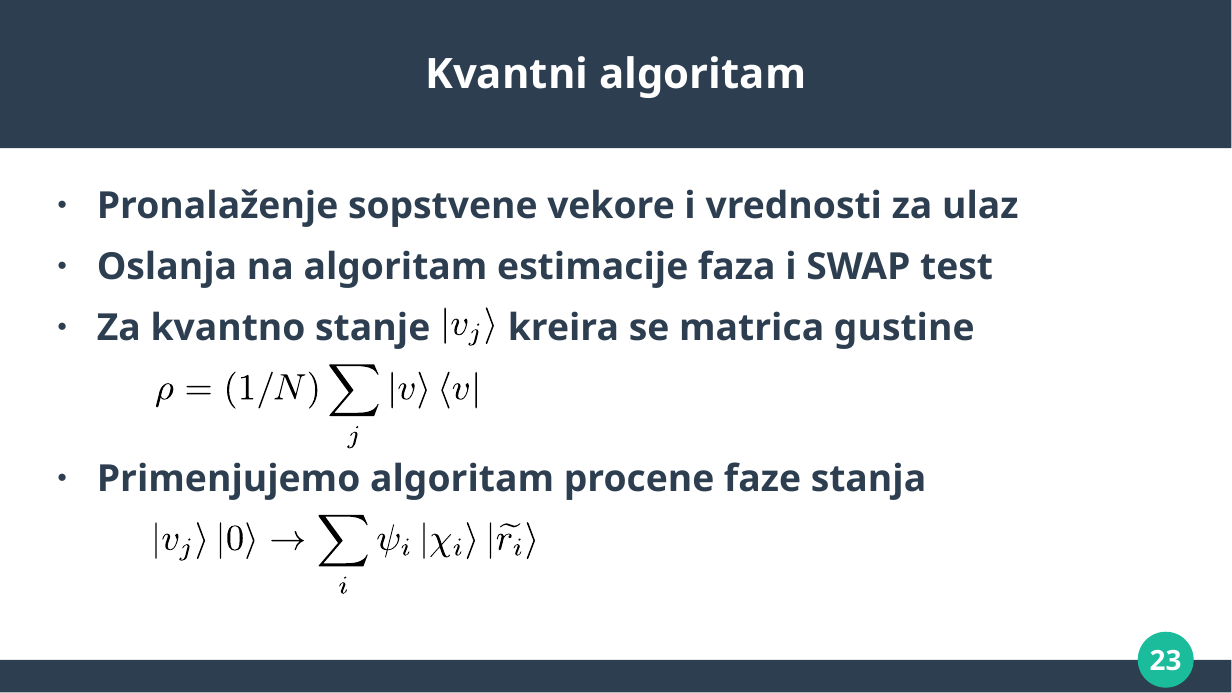
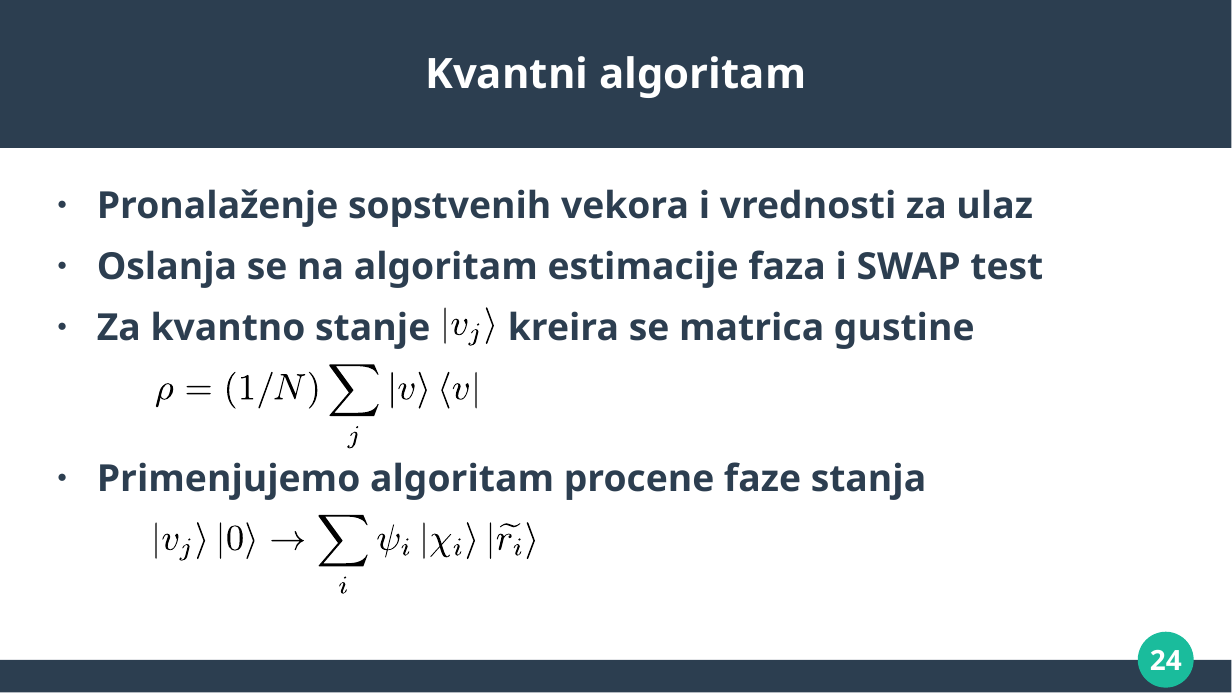
Before and after one commit to MilanBojic1999/Diplomski, a slide deck: slide 24 of presentation/Diplomski - prezentacija.pptx (slide 23 before the commit). Drawn at 1232x693 pixels with LibreOffice and Linux fonts; fonts in the diff are those of the drawing. Boxes give left, top, right and bottom in pixels: in the first picture for what was removed or moved away, otherwise in the second. Text is boxed around its words. In the diff, an @@ line names an element or a change of style, - is before the commit and + after.

```diff
--- a/presentation/Diplomski - prezentacija.pptx
+++ b/presentation/Diplomski - prezentacija.pptx
@@ text at (97,189,1043,288): text changed @@
-● Pronalaženje sopstvene vekore i vrednosti za ulaz
-● Oslanja na algoritam estimacije faza i SWAP test
+● Pronalaženje sopstvenih vekora i vrednosti za ulaz
+● Oslanja se na algoritam estimacije faza i SWAP test
@@ freeform shape at (275,375,306,400): outline redrawn @@
@@ freeform shape at (475,372,476,409): outline redrawn @@
@@ page number at (1150,649,1182,670): text changed @@
-23
+24
```
Also in this commit, not shown: 25 other slides changed, 2 slides added, 1 other file.
